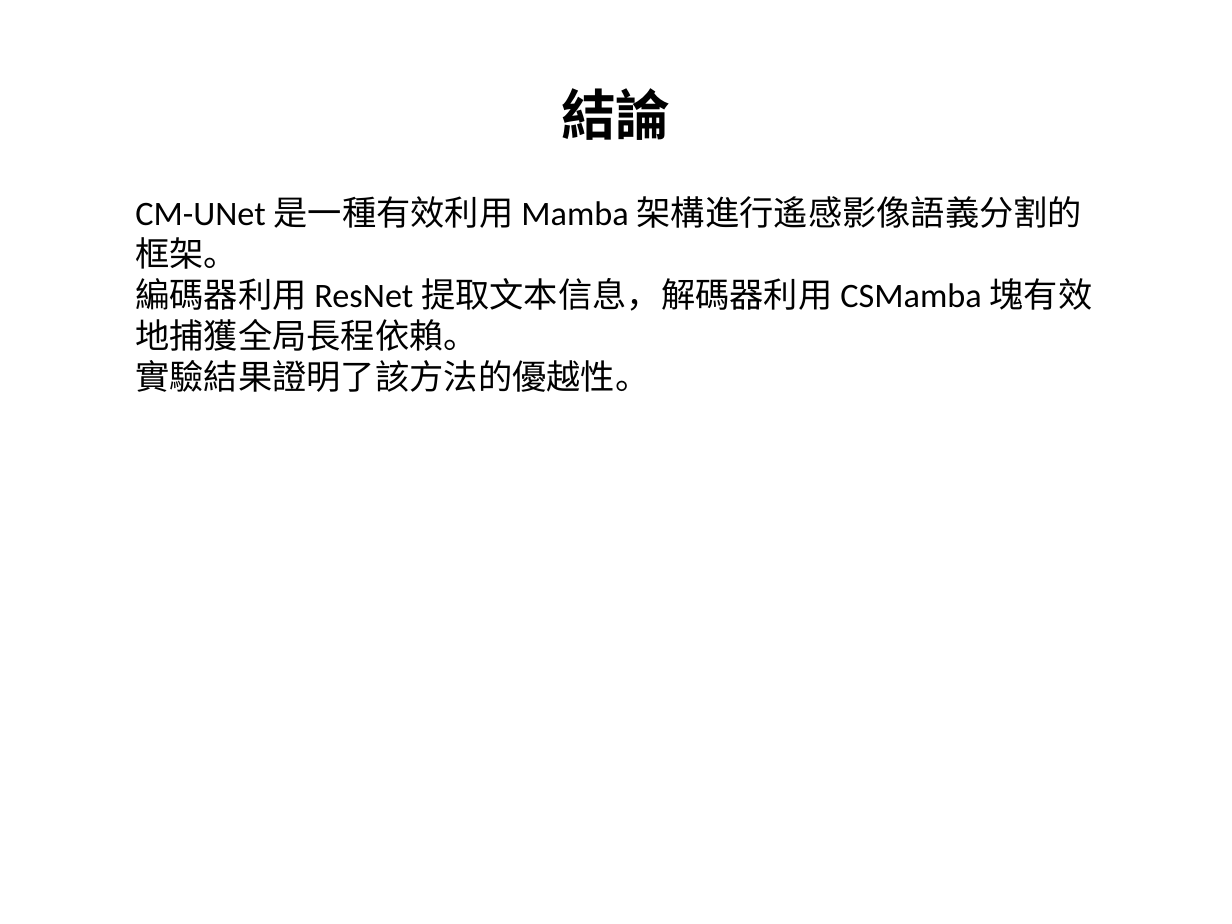
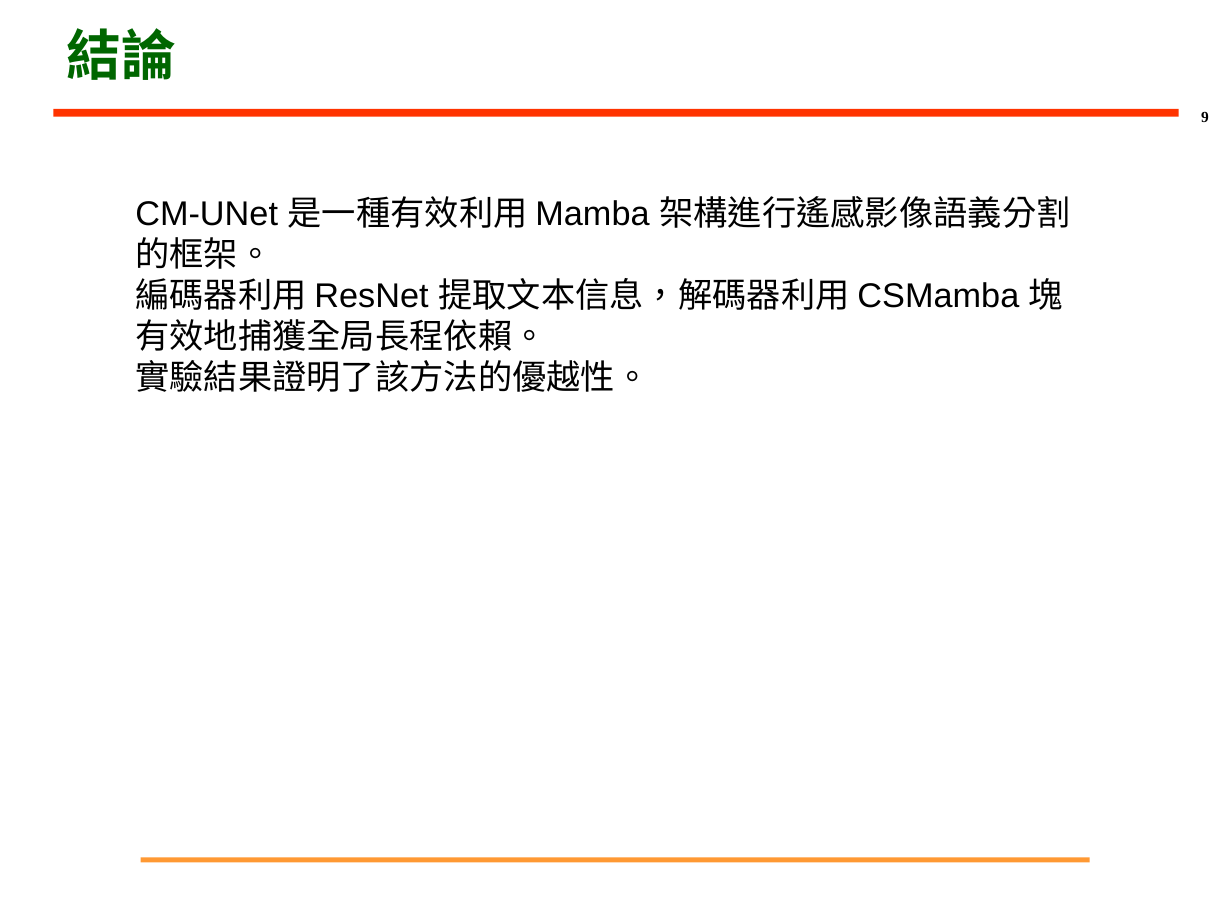
Before and after one commit to PonNowJin/PDFtoPPT, a slide deck: slide 9 of output_pptx/test.pptx. Drawn at 1232x924 pixels with LibreOffice and Linux fonts; fonts in the diff are those of the drawing; background and template pictures are left out. Boxes give left, top, right and bottom in pixels: in the first picture for what was removed or moved away, otherwise in the second. Text is boxed around its words. In the diff, an @@ line names an element or a change of style, - is before the commit and + after.

```diff
--- a/output_pptx/test.pptx
+++ b/output_pptx/test.pptx
@@ title "結論": place and size @@
-title "結論" at (561, 88, 671, 140)
+title "結論" at (66, 28, 176, 80)
@@ title "結論" at (66, 28, 176, 80): font Calibri to Arial, text colour #000000 to #006600; alignment centre to left @@
@@ line added from (53, 112) to (1179, 112), #FF3300 4.5 pt @@
@@ page number added at (1201, 112, 1209, 122), 9 pt, text #000000, bold @@
+9
@@ text "CM-UNet 是一種有效利用 Mamba 架構進行遙感影像語義分割的框架。" at (135, 196, 1070, 392): font Calibri to Arial @@
@@ line added from (140, 860) to (1090, 860), #FF9933 3 pt @@
```
Also in this commit, not shown: 8 other slides changed, 3 other files.
